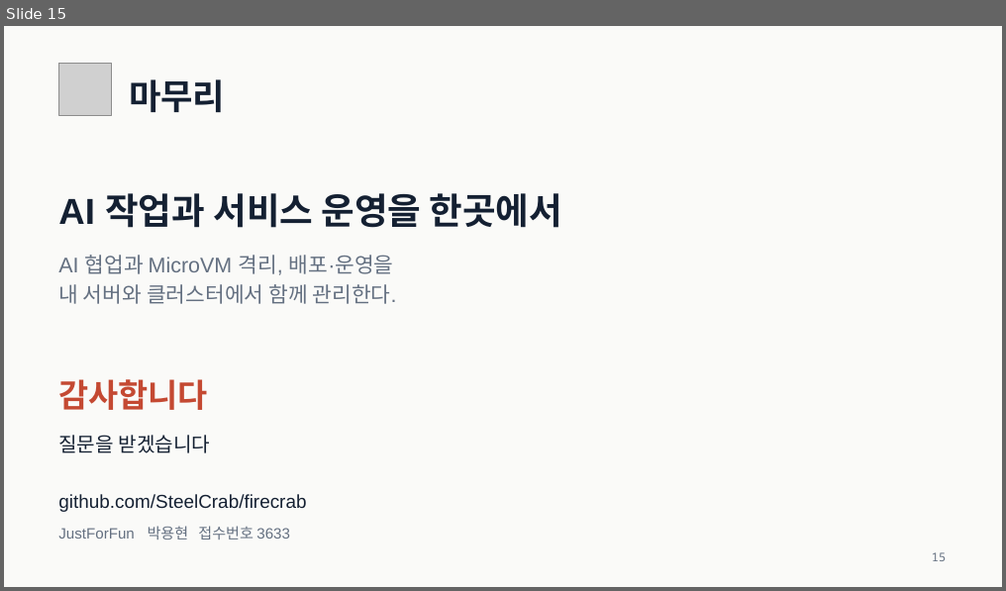
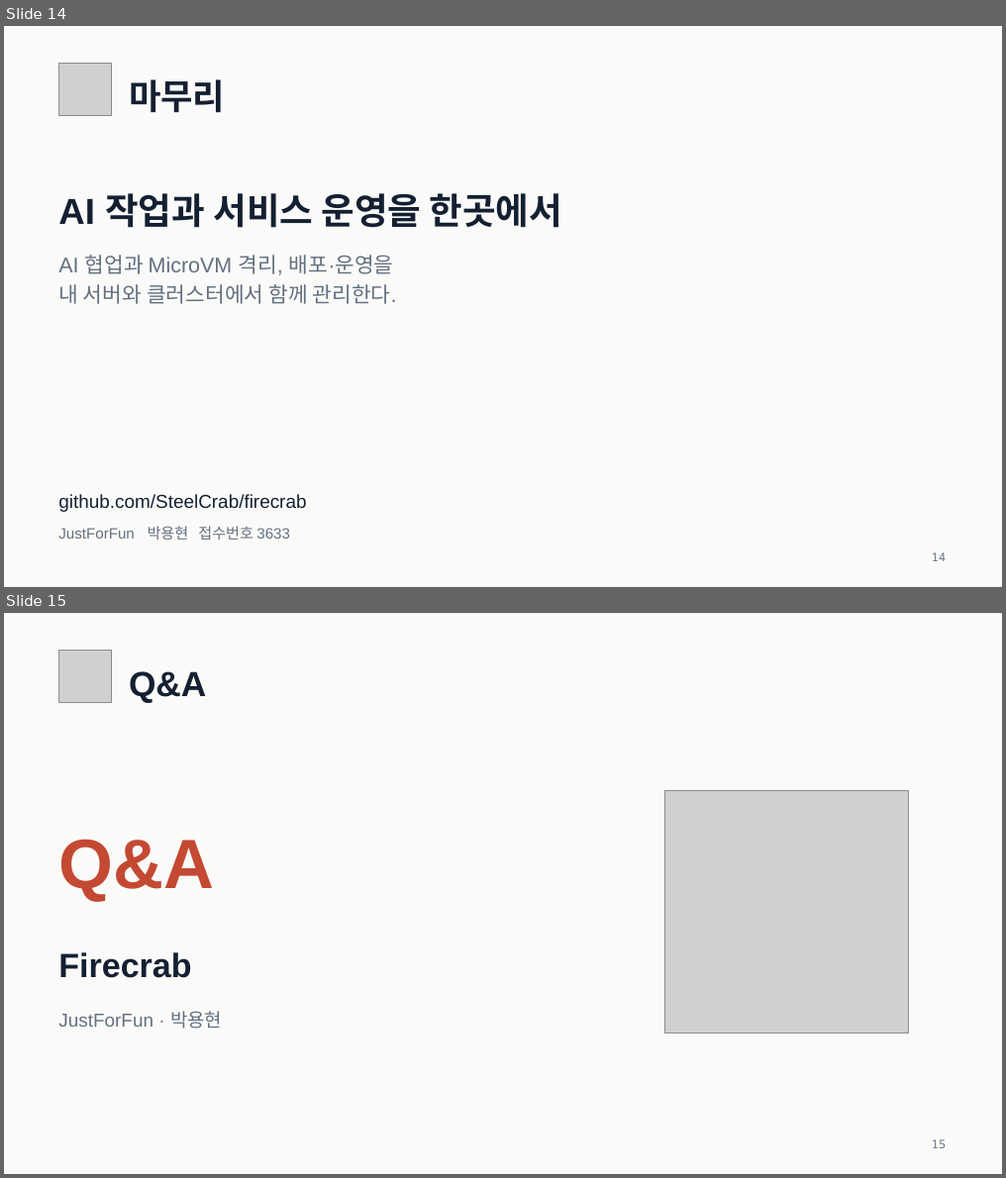
Before and after one commit to SteelCrab/Firecrab-pptx, a slide deck: output/Firecrab_3633_제출자료/제출파일/2026 오픈소스 개발자대회 2차 평가 발표 자료_3633_JustForFun.pptx. Shown one above the other, each under a label of ours: slide 15 before the commit, slides 14 and 15 after it. The pictures are 1006x591 and 1006x1178 pixels, drawn with LibreOffice and Linux fonts; fonts in the diff are those of the drawing; grey boxes stand for pictures. Boxes give left, top, right and bottom in pixels: in the first picture for what was removed or moved away, otherwise in the second. Text is boxed around its words. In the diff, an @@ line names an element or a change of style, - is before the commit and + after.

```diff
--- a/output/Firecrab_3633_제출자료/제출파일/2026 오픈소스 개발자대회 2차 평가 발표 자료_3633_JustForFun.pptx
+++ b/output/Firecrab_3633_제출자료/제출파일/2026 오픈소스 개발자대회 2차 평가 발표 자료_3633_JustForFun.pptx
@@ slide 15 added at (4, 613, 1002, 1174), background #FAFAF8 @@
@@ picture added at (59, 650, 112, 702) @@
@@ text added at (129, 671, 206, 703), 42 pt, text #142032, bold @@
+Q&A
@@ picture added at (665, 790, 908, 1033) @@
@@ text added at (58, 839, 214, 902), 84 pt, text #C44932, bold @@
+Q&A
@@ text added at (58, 953, 191, 978), 40.5 pt, text #142032, bold @@
+Firecrab
@@ text added at (58, 1011, 222, 1029), 22.5 pt, text #647081 @@
+JustForFun · 박용현
@@ text added at (932, 1140, 945, 1149), 14.2 pt, text #647081 @@
+15
@@ what was slide 15 is now slide 14 @@
@@ slide 14 changed as well @@
@@ text removed at (58, 379, 208, 410) @@
-감사합니다
@@ text removed at (58, 435, 211, 454) @@
-질문을 받겠습니다
@@ text at (932, 553, 945, 562): text changed @@
-15
+14
```
Also in this commit, not shown: 5 other slides changed, 3 other slides added, 4 slides removed, 32 other files.
